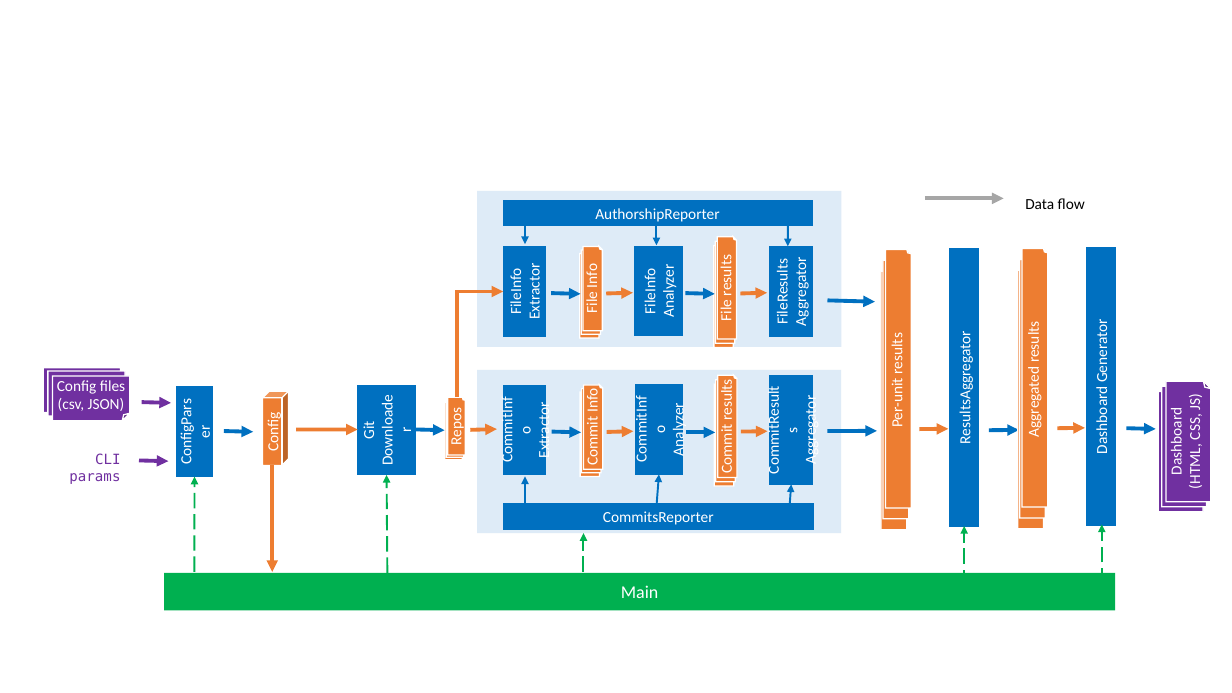
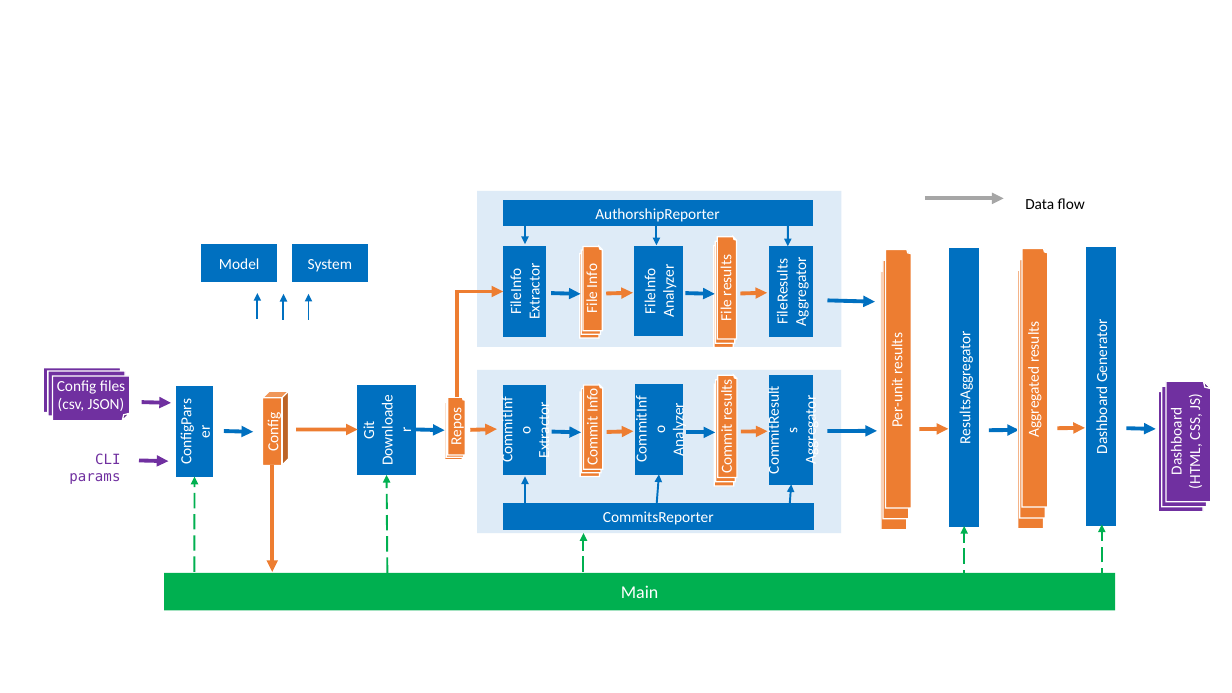
Before and after one commit to reposense/RepoSense, a slide deck: slide 3 of docs/diagrams/diagrams.pptx. Drawn at 1232x693 pixels with LibreOffice and Linux fonts; fonts in the diff are those of the drawing. Boxes give left, top, right and bottom in pixels: in the first picture for what was removed or moved away, otherwise in the second. Text is boxed around its words. In the diff, an @@ line names an element or a change of style, - is before the commit and + after.

```diff
--- a/docs/diagrams/diagrams.pptx
+++ b/docs/diagrams/diagrams.pptx
@@ rectangle added at (202, 244, 277, 282), fill #0070C0, outline #0070C0 1 pt, 12 pt, text #FFFFFF @@
+Model
@@ rectangle added at (293, 244, 368, 282), fill #0070C0, outline #0070C0 1 pt, 12 pt, text #FFFFFF @@
+System
@@ arrow added from (258, 320) to (258, 293), #0070C0 1.5 pt @@
@@ arrow added from (284, 320) to (284, 294), #0070C0 1.5 pt @@
@@ arrow added from (309, 320) to (309, 294), #0070C0 1.5 pt @@
```
Also in this commit, not shown: 2 other files.
